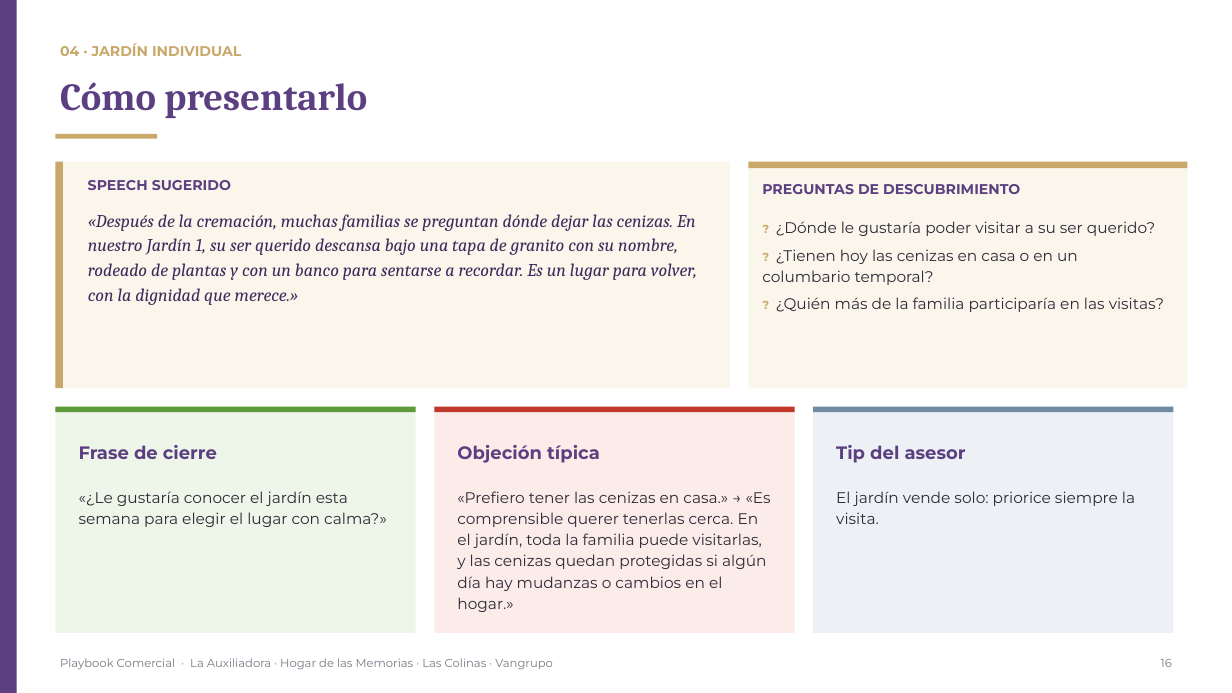
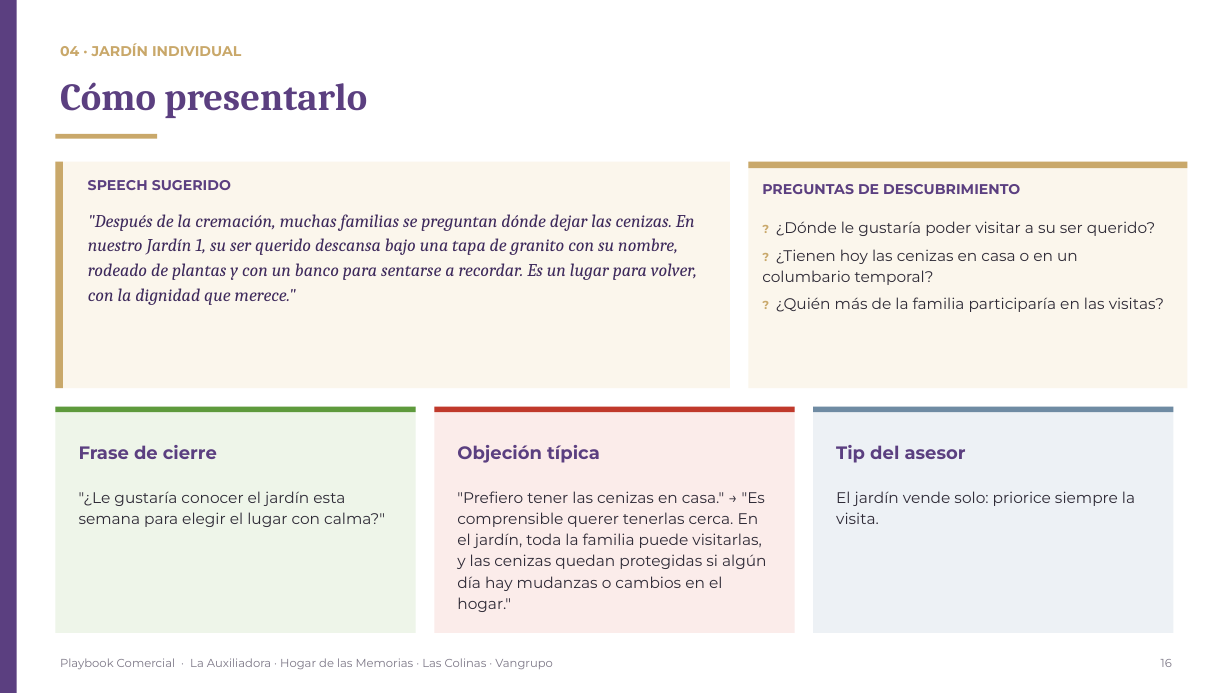
Before and after one commit to os267/teste, a slide deck: slide 16 of playbook/salida/Playbook_Comercial_Cremacion_Vangrupo.pptx. Drawn at 1232x693 pixels with LibreOffice and Linux fonts; fonts in the diff are those of the drawing. Boxes give left, top, right and bottom in pixels: in the first picture for what was removed or moved away, otherwise in the second. Text is boxed around its words. In the diff, an @@ line names an element or a change of style, - is before the commit and + after.

```diff
--- a/playbook/salida/Playbook_Comercial_Cremacion_Vangrupo.pptx
+++ b/playbook/salida/Playbook_Comercial_Cremacion_Vangrupo.pptx
@@ text at (88,214,697,305): text changed @@
-«Después de la cremación, muchas familias se preguntan dónde dejar las cenizas. En nuestro Jardín 1, su ser querido descansa bajo una tapa de granito con su nombre, rodeado de plantas y con un banco para sentarse a recordar. Es un lugar para volver, con la dignidad que merece.»
+"Después de la cremación, muchas familias se preguntan dónde dejar las cenizas. En nuestro Jardín 1, su ser querido descansa bajo una tapa de granito con su nombre, rodeado de plantas y con un banco para sentarse a recordar. Es un lugar para volver, con la dignidad que merece."
@@ text at (79,491,385,527): text changed @@
-«¿Le gustaría conocer el jardín esta semana para elegir el lugar con calma?»
+"¿Le gustaría conocer el jardín esta semana para elegir el lugar con calma?"
@@ text at (457,491,767,612): text changed @@
-«Prefiero tener las cenizas en casa.» → «Es comprensible querer tenerlas cerca. En el jardín, toda la familia puede visitarlas, y las cenizas quedan protegidas si algún día hay mudanzas o cambios en el hogar.»
+"Prefiero tener las cenizas en casa." → "Es comprensible querer tenerlas cerca. En el jardín, toda la familia puede visitarlas, y las cenizas quedan protegidas si algún día hay mudanzas o cambios en el hogar."
```
Also in this commit, not shown: 20 other slides changed, 10 other files.
